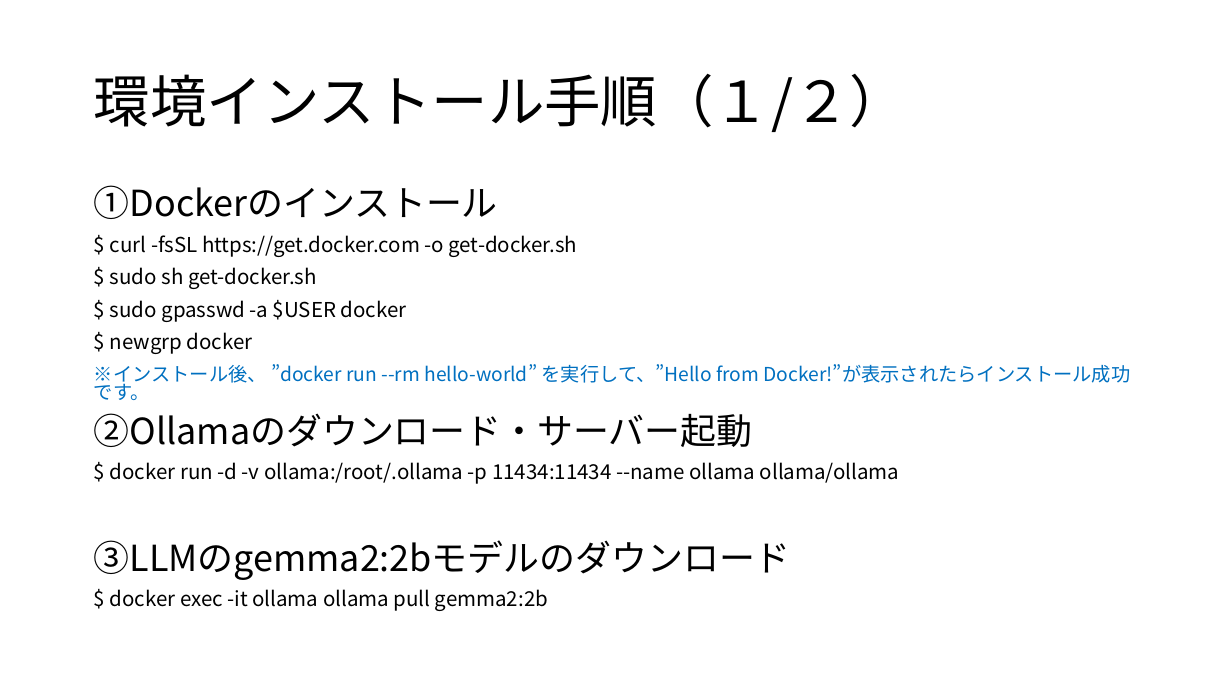
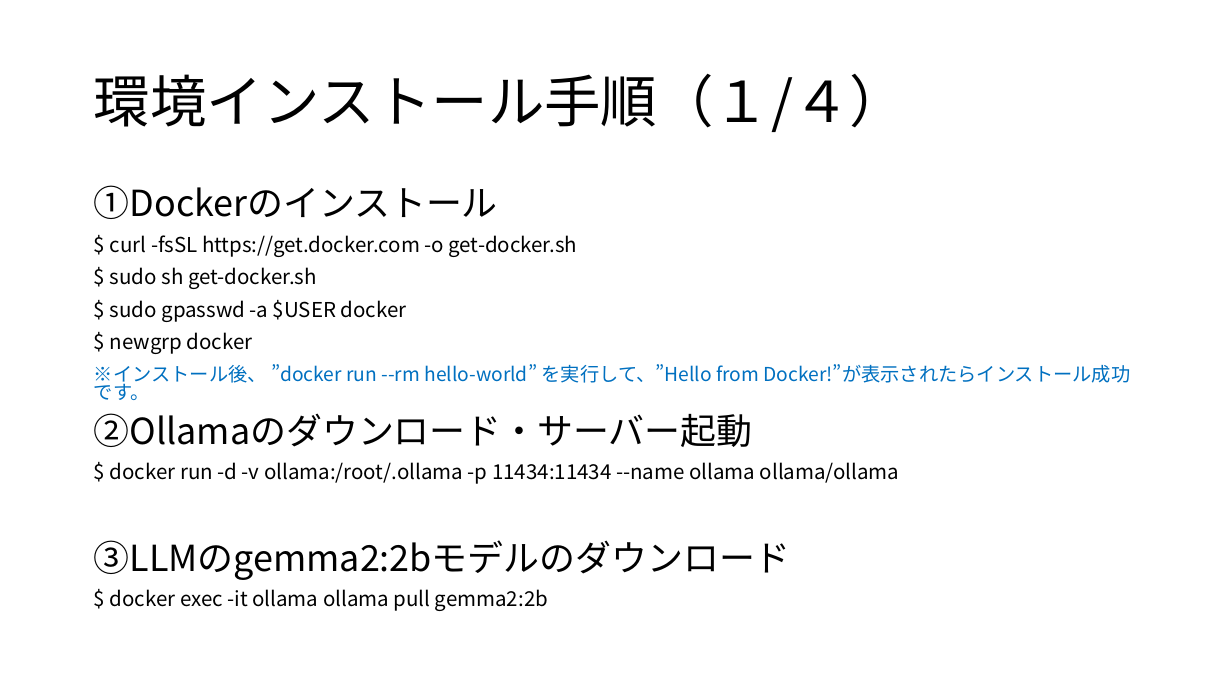
Before and after one commit to koga-miko/misc, a slide deck: slide 5 of raspberry-pi-report/RAGの検証_Gemma2_qdrant.pptx. Drawn at 1232x693 pixels with LibreOffice and Linux fonts; fonts in the diff are those of the drawing. Boxes give left, top, right and bottom in pixels: in the first picture for what was removed or moved away, otherwise in the second. Text is boxed around its words. In the diff, an @@ line names an element or a change of style, - is before the commit and + after.

```diff
--- a/raspberry-pi-report/RAGの検証_Gemma2_qdrant.pptx
+++ b/raspberry-pi-report/RAGの検証_Gemma2_qdrant.pptx
@@ title at <box>94,74,906,132</box>: text changed @@
-環境インストール手順（１/２）
+環境インストール手順（１/４）
```
Also in this commit, not shown: 2 other slides changed, 2 slides added, 5 other files.
